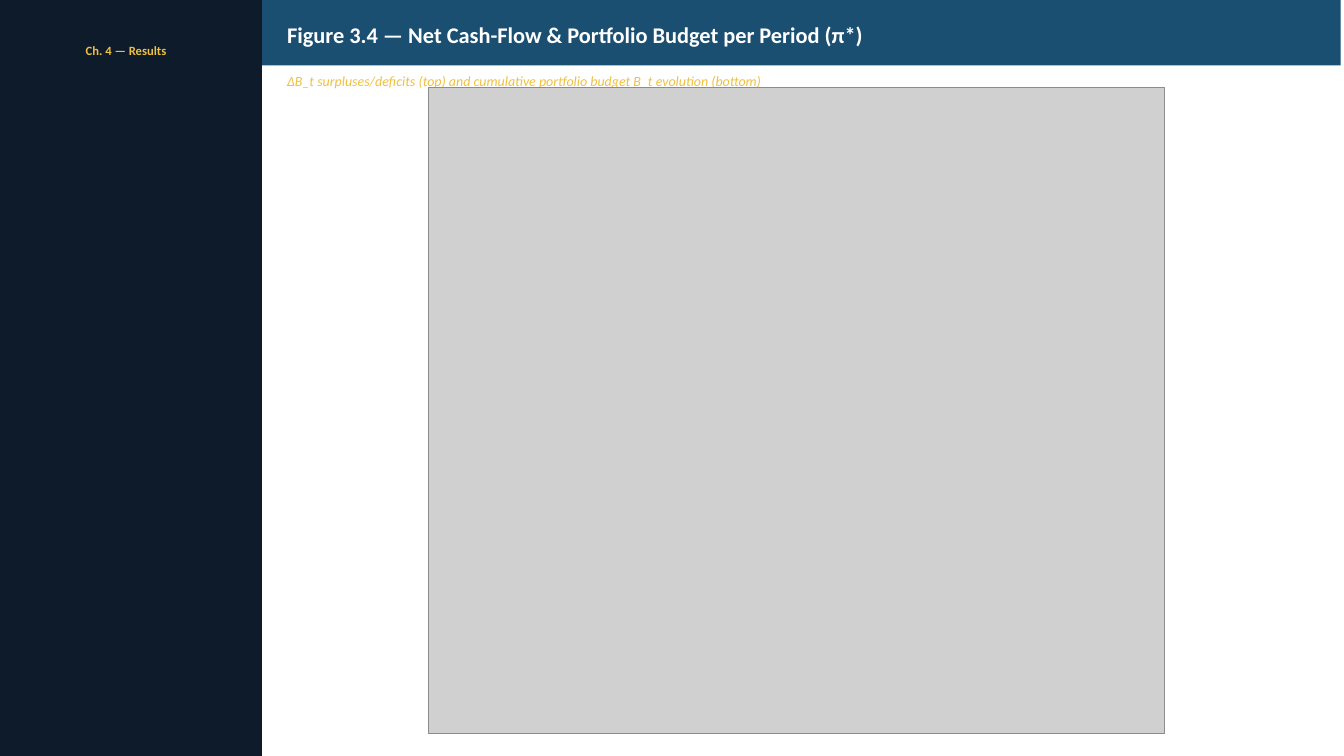
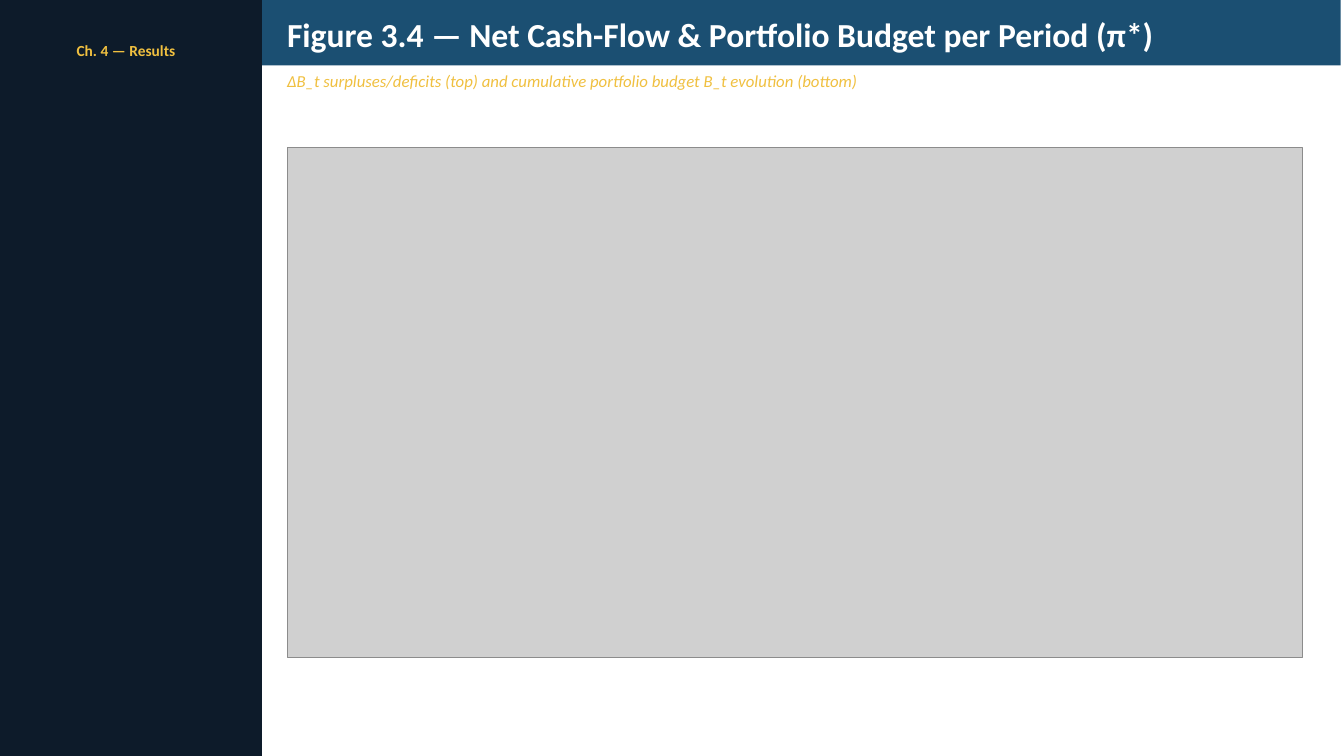
Before and after one commit to UDynamic/PPO-project-portfolio-budgeting-AI-agent, a slide deck: slide 13 of docs/pp_presentation/thesis_presentation.pptx. Drawn at 1344x756 pixels with LibreOffice and Linux fonts; fonts in the diff are those of the drawing; grey boxes stand for pictures. Boxes give left, top, right and bottom in pixels: in the first picture for what was removed or moved away, otherwise in the second. Text is boxed around its words. In the diff, an @@ line names an element or a change of style, - is before the commit and + after.

```diff
--- a/docs/pp_presentation/thesis_presentation.pptx
+++ b/docs/pp_presentation/thesis_presentation.pptx
@@ text "Figure 3.4 — Net Cash-Flow ..." at [287,22,1153,53]: size 16 to 24 pt @@
@@ text "Ch. 4 — Results" at [77,45,175,56]: size 9 to 11 pt @@
@@ text "ΔB_t surpluses/deficits (top) and cumulative ..." at [287,75,857,90]: size 10 to 12 pt @@
@@ picture: place and size @@
-picture at [429,88,1165,734]
+picture at [287,148,1303,657]
```
Also in this commit, not shown: 16 other slides changed, 1 other file.
